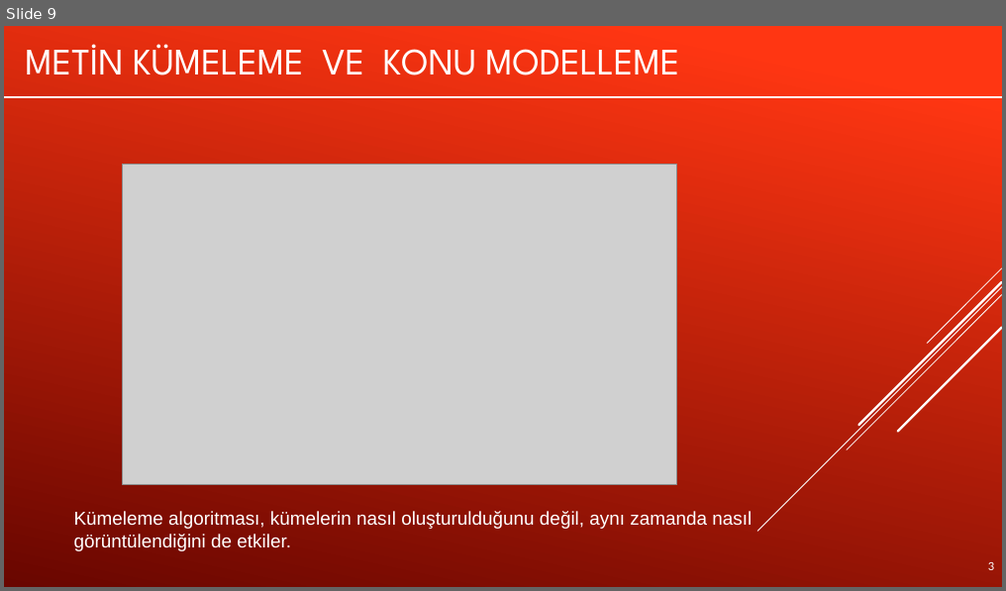
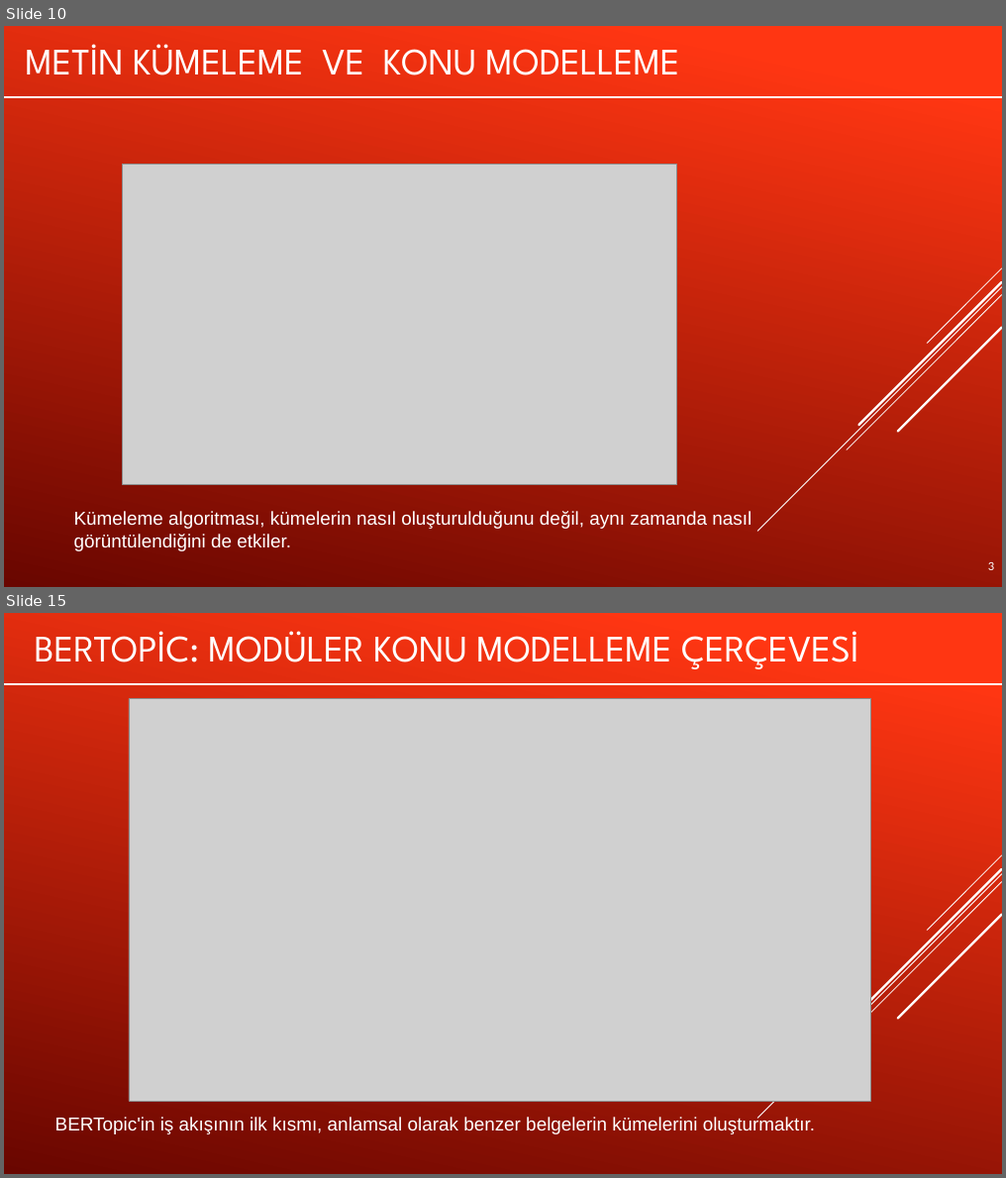
Before and after one commit to muratsimsek003/YZM423_LLM, a slide deck: LLMWEEK5.pptx. Shown one above the other, each under a label of ours: slide 9 before the commit, slides 10 and 15 after it; the slides between them are not shown. The pictures are 1006x591 and 1006x1178 pixels, drawn with LibreOffice and Linux fonts; fonts in the diff are those of the drawing; grey boxes stand for pictures. Boxes give left, top, right and bottom in pixels: in the first picture for what was removed or moved away, otherwise in the second. Text is boxed around its words. In the diff, an @@ line names an element or a change of style, - is before the commit and + after.

```diff
--- a/LLMWEEK5.pptx
+++ b/LLMWEEK5.pptx
@@ slide 15 added at bbox=[4, 613, 1002, 1174], background gradient #FF3712 to #6A0600; not listed: 5 template elements that a slide beside it also shows @@
@@ title added at bbox=[208, 631, 859, 669], 36 pt, text #FFFFFF @@
+BERTOPIC: MODÜLER KONU MODELLEME ÇERÇEVESI
@@ freeform shape added at bbox=[4, 684, 1002, 684], outline #FFFFFF 2 pt @@
@@ picture added at bbox=[129, 699, 871, 1101] @@
@@ text added at bbox=[55, 1116, 815, 1135], 18 pt, text #FFFFFF @@
+BERTopic'in iş akışının ilk kısmı, anlamsal olarak benzer belgelerin kümelerini oluşturmaktır.
@@ what was slide 9 is now slide 10 @@
```
Also in this commit, not shown: 1 slide changed, 13 other slides added.
